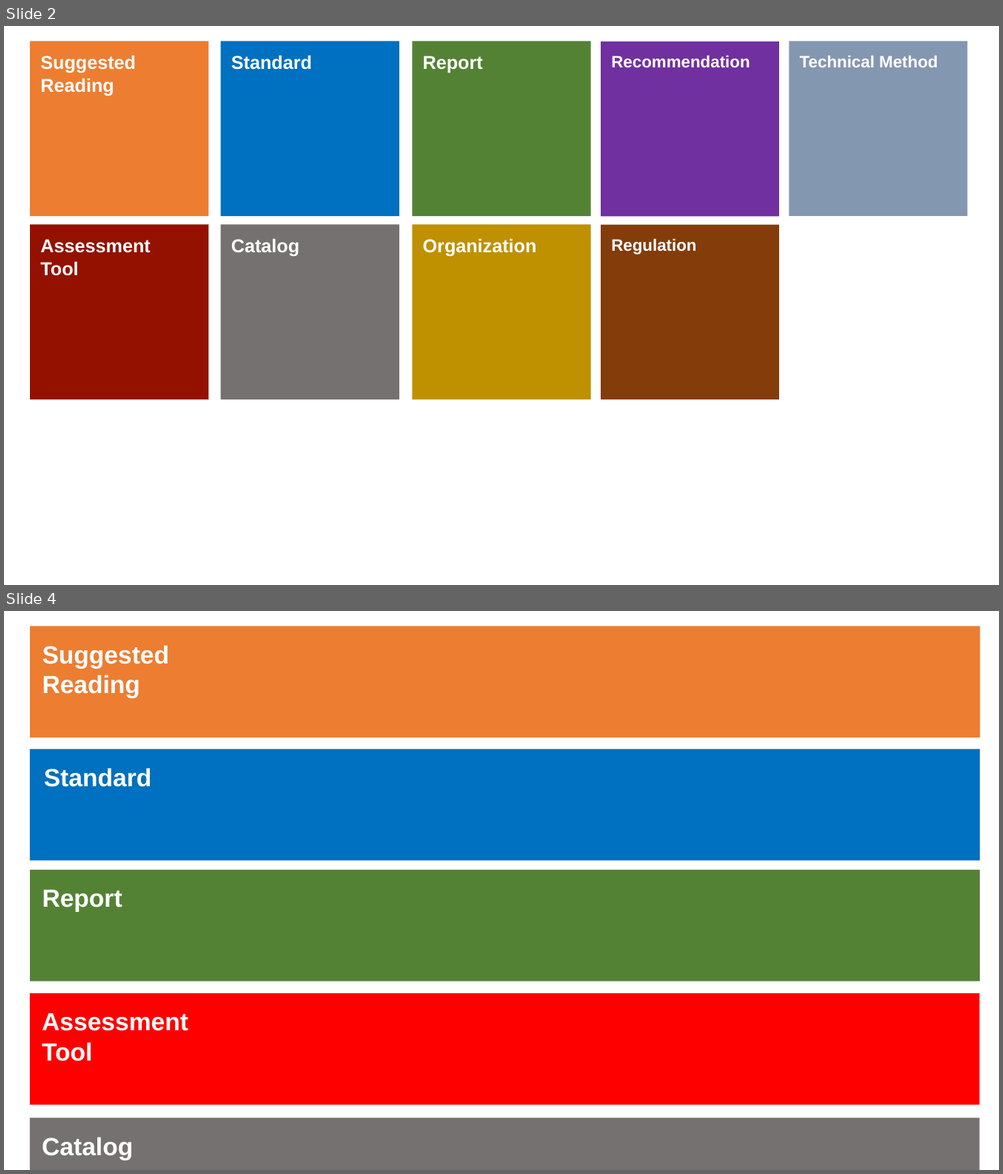
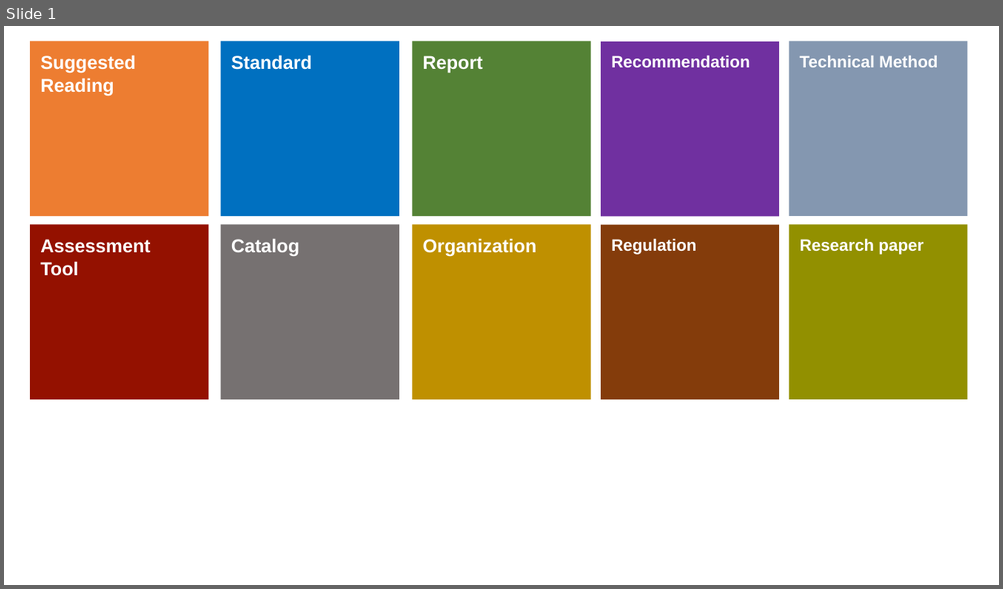
Before and after one commit to RAI-toolkit/RAI-toolkit.github.io, a slide deck: assets/images/RAI_toolkit/RAI_categories.pptx. Shown one above the other, each under a label of ours: slides 2 and 4 before the commit, slide 1 after it; the slides between them are not shown. The pictures are 1003x1174 and 1003x589 pixels, drawn with LibreOffice and Linux fonts; fonts in the diff are those of the drawing. Boxes give left, top, right and bottom in pixels: in the first picture for what was removed or moved away, otherwise in the second. Text is boxed around its words. In the diff, an @@ line names an element or a change of style, - is before the commit and + after.

```diff
--- a/assets/images/RAI_toolkit/RAI_categories.pptx
+++ b/assets/images/RAI_toolkit/RAI_categories.pptx
@@ slide 4 removed at (x1=4, y1=611, x2=999, y2=1170), background #FFFFFF @@
@@ rectangle removed at (x1=30, y1=626, x2=980, y2=738) @@
@@ text removed at (x1=42, y1=645, x2=170, y2=698) @@
-Suggested
-Reading
@@ rectangle removed at (x1=30, y1=749, x2=980, y2=861) @@
@@ text removed at (x1=44, y1=768, x2=152, y2=787) @@
-Standard
@@ rectangle removed at (x1=30, y1=870, x2=980, y2=982) @@
@@ text removed at (x1=42, y1=890, x2=122, y2=912) @@
-Report
@@ rectangle removed at (x1=30, y1=994, x2=980, y2=1105) @@
@@ text removed at (x1=42, y1=1014, x2=188, y2=1062) @@
-Assessment
-Tool
@@ rectangle removed at (x1=30, y1=1119, x2=980, y2=1170) @@
@@ text removed at (x1=42, y1=1137, x2=133, y2=1161) @@
-Catalog
@@ what was slide 2 is now slide 1 @@
@@ slide 1 changed as well @@
@@ rectangle added at (x1=789, y1=224, x2=967, y2=400), fill #929000 @@
@@ text added at (x1=800, y1=238, x2=923, y2=255), 16 pt, text #FFFFFF, bold @@
+Research paper
```
Also in this commit, not shown: 1 slide added, 2 other slides removed, 12 other files.
